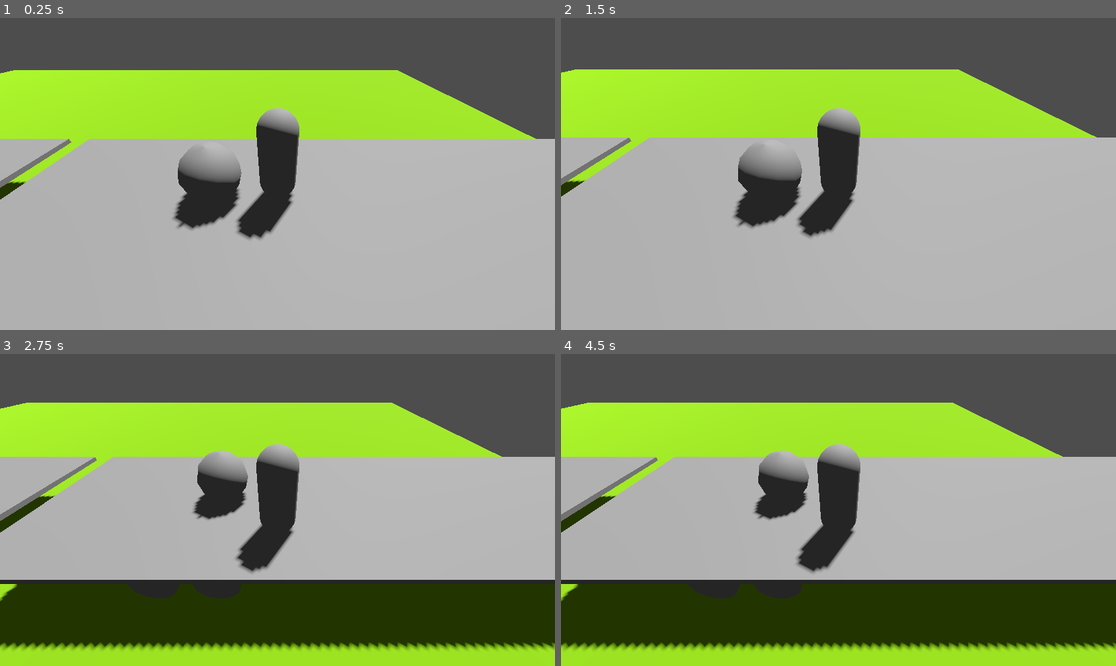
Above: before the commit, frames 1-4 (two rows, left to right).
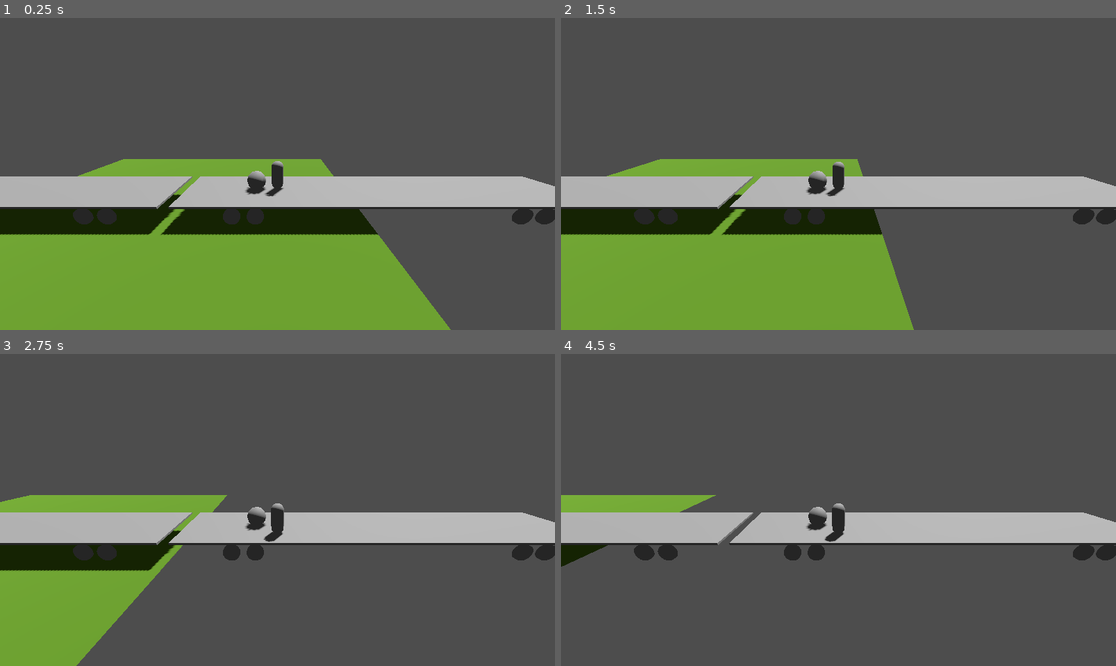
Above: after the commit, the same moments.

Repository: superlou/train-game-4
Game: Godot game, scene res://world.tscn
Same seed, same stepped clock (60 frames per second), same inputs: the game is played once before the commit and once after it.
Inputs:
- Up to frame 1 (0.25 s): no input
- Up to frame 2 (1.5 s): hold Right (accelerate_right, bound only after the commit) 0.53-1.28 s; hold Shift (sprint) 0.53-1.28 s; tap Space (jump) at 0.77 s; hold S (down) from 1.28 s (still down); tap Shift (sprint) at 1.35 s
- Up to frame 3 (2.75 s): tap Space (jump) at 1.52 s; release S (down) at 2.03 s; hold Right (accelerate_right, bound only after the commit) from 2.03 s (still down); hold Shift (sprint) from 2.03 s (still down)
- Up to frame 4 (4.5 s): release Right (accelerate_right, bound only after the commit) at 2.78 s; release Shift (sprint) at 2.78 s; hold Left (accelerate_left, bound only after the commit) from 2.78 s (still down); tap Shift (sprint) at 2.85, 4.35 s; tap Space (jump) at 3.02, 3.77 s; hold Shift (sprint) 3.53-4.28 s

The runs differ from the first frame. In frame 1, 72% of the frame differs, in the area x 0-100%, y 16-100%; in frame 2, 72%; in frame 3, 72%; in frame 4, 72%.

Commit message:
Started moving train

Diff:
--- /dev/null
+++ b/Ground.gd
@@ -0,0 +1,19 @@
+extends Node3D
+
+
+var ground_velocity = 0
+
+
+# Called when the node enters the scene tree for the first time.
+func _ready():
+	pass # Replace with function body.
+
+
+# Called every frame. 'delta' is the elapsed time since the previous frame.
+func _physics_process(delta):
+	for child in get_children():
+		child.position.x -= ground_velocity
+
+
+func _on_trainset_changed_velocity(amount:float):
+	ground_velocity = amount
--- /dev/null
+++ b/ground_tile.tscn
@@ -0,0 +1,20 @@
+[gd_scene load_steps=4 format=3 uid="uid://d0ss7nky432g3"]
+
+[sub_resource type="StandardMaterial3D" id="StandardMaterial3D_4tnhv"]
+albedo_color = Color(0.34902, 0.513726, 0.14902, 1)
+
+[sub_resource type="PlaneMesh" id="PlaneMesh_wqb4a"]
+material = SubResource("StandardMaterial3D_4tnhv")
+size = Vector2(20, 20)
+
+[sub_resource type="BoxShape3D" id="BoxShape3D_42i3g"]
+size = Vector3(20, 1, 20)
+
+[node name="GroundTile" type="AnimatableBody3D"]
+
+[node name="MeshInstance3D" type="MeshInstance3D" parent="."]
+mesh = SubResource("PlaneMesh_wqb4a")
+
+[node name="CollisionShape3D" type="CollisionShape3D" parent="."]
+transform = Transform3D(1, 0, 0, 0, 1, 0, 0, 0, 1, 0, -0.5, 0)
+shape = SubResource("BoxShape3D_42i3g")
--- a/player.tscn
+++ b/player.tscn
@@ -11,6 +11,7 @@
 height = 1.5
 
 [node name="Player" type="RigidBody3D"]
+can_sleep = false
 lock_rotation = true
 script = ExtResource("1_dwx2k")
 
@@ -23,7 +24,7 @@
 mesh = SubResource("CapsuleMesh_58sj6")
 
 [node name="Camera3D" type="Camera3D" parent="."]
-transform = Transform3D(1, 0, 0, 0, 0.779732, 0.626114, 0, -0.626114, 0.779732, -0.00491548, 2.50301, 2.58583)
+transform = Transform3D(1, 0, 0, 0, 0.779732, 0.626114, 0, -0.626114, 0.779732, -0.00491548, 3.69771, 4.26675)
 size = 4.0
 
 [node name="FloorCast" type="RayCast3D" parent="."]
--- a/project.godot
+++ b/project.godot
@@ -47,6 +47,16 @@
 "events": [Object(InputEventKey,"resource_local_to_scene":false,"resource_name":"","device":-1,"window_id":0,"alt_press …(182 unchanged characters)…
 ]
 }
+accelerate_right={
+"deadzone": 0.5,
+"events": [Object(InputEventKey,"resource_local_to_scene":false,"resource_name":"","device":-1,"window_id":0,"alt_pressed":false,"shift_pressed":false,"ctrl_pressed":false,"meta_pressed":false,"pressed":false,"keycode":0,"physical_keycode":4194321,"key_label":0,"unicode":0,"echo":false,"script":null)
+]
+}
+accelerate_left={
+"deadzone": 0.5,
+"events": [Object(InputEventKey,"resource_local_to_scene":false,"resource_name":"","device":-1,"window_id":0,"alt_pressed":false,"shift_pressed":false,"ctrl_pressed":false,"meta_pressed":false,"pressed":false,"keycode":0,"physical_keycode":4194319,"key_label":0,"unicode":0,"echo":false,"script":null)
+]
+}
 
 [rendering]
 
--- /dev/null
+++ b/trainset.gd
@@ -0,0 +1,19 @@
+extends Node3D
+
+@export var head_velocity := 0.0
+@export var acceleration := 0.1
+signal changed_velocity(amount: float)
+
+# Called when the node enters the scene tree for the first time.
+func _ready():
+	pass # Replace with function body.
+
+
+func _physics_process(delta):
+	if Input.is_action_pressed("accelerate_right"):
+		head_velocity += acceleration * delta
+		changed_velocity.emit(head_velocity)
+
+	if Input.is_action_pressed("accelerate_left"):
+		head_velocity -= acceleration * delta
+		changed_velocity.emit(head_velocity)
--- a/trainset.tscn
+++ b/trainset.tscn
@@ -1,3 +1,6 @@
-[gd_scene format=3 uid="uid://cdspl3aeqpd2r"]
+[gd_scene load_steps=2 format=3 uid="uid://cdspl3aeqpd2r"]
+
+[ext_resource type="Script" path="res://trainset.gd" id="1_dmfv1"]
 
 [node name="Trainset" type="Node3D"]
+script = ExtResource("1_dmfv1")
--- a/world.tscn
+++ b/world.tscn
@@ -1,11 +1,10 @@
-[gd_scene load_steps=7 format=3 uid="uid://danay4nhul4s3"]
+[gd_scene load_steps=8 format=3 uid="uid://danay4nhul4s3"]
 
+[ext_resource type="PackedScene" uid="uid://d0ss7nky432g3" path="res://ground_tile.tscn" id="1_7vjo7"]
+[ext_resource type="Script" path="res://Ground.gd" id="1_ewr1a"]
 [ext_resource type="PackedScene" uid="uid://cdspl3aeqpd2r" path="res://trainset.tscn" id="1_l72nw"]
 [ext_resource type="PackedScene" uid="uid://rgv4era602k3" path="res://test_car.tscn" id="2_34f60"]
 [ext_resource type="PackedScene" uid="uid://c22n2h2b626by" path="res://player.tscn" id="3_073to"]
-
-[sub_resource type="StandardMaterial3D" id="StandardMaterial3D_w4cib"]
-albedo_color = Color(0.501961, 0.721569, 0.0901961, 1)
 
 [sub_resource type="Environment" id="Environment_j3mav"]
 
@@ -17,10 +16,10 @@
 transform = Transform3D(-0.866023, -0.433016, 0.250001, 0, 0.499998, 0.866027, -0.500003, 0.749999, -0.43301, 0, 0, 0)
 shadow_enabled = true
 
-[node name="CSGBox3D" type="CSGBox3D" parent="."]
-transform = Transform3D(1, 0, 0, 0, 1, 0, 0, 0, 1, 0, -0.05, 0)
-material_override = SubResource("StandardMaterial3D_w4cib")
-size = Vector3(30, 0.1, 30)
+[node name="Ground" type="Node3D" parent="."]
+script = ExtResource("1_ewr1a")
+
+[node name="GroundTile" parent="Ground" instance=ExtResource("1_7vjo7")]
 
 [node name="Trainset" parent="." instance=ExtResource("1_l72nw")]
 
@@ -44,3 +43,9 @@
 shape = SubResource("SphereShape3D_o3dtj")
 
 [node name="CSGSphere3D" type="CSGSphere3D" parent="Cube"]
+
+[node name="Camera3D2" type="Camera3D" parent="."]
+transform = Transform3D(1, 0, 0, 0, 0.943385, 0.3317, 0, -0.3317, 0.943385, 5.61754, 5.41754, 9.91914)
+current = true
+
+[connection signal="changed_velocity" from="Trainset" to="Ground" method="_on_trainset_changed_velocity"]
